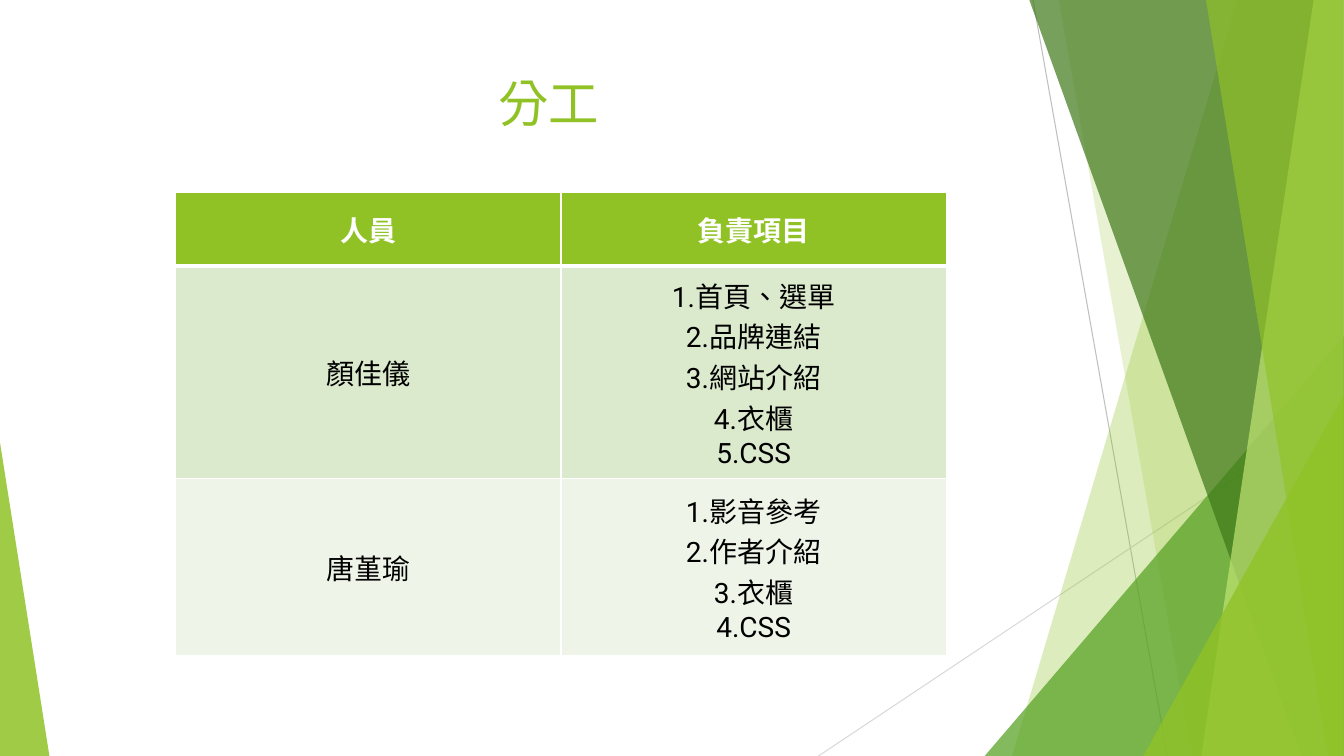
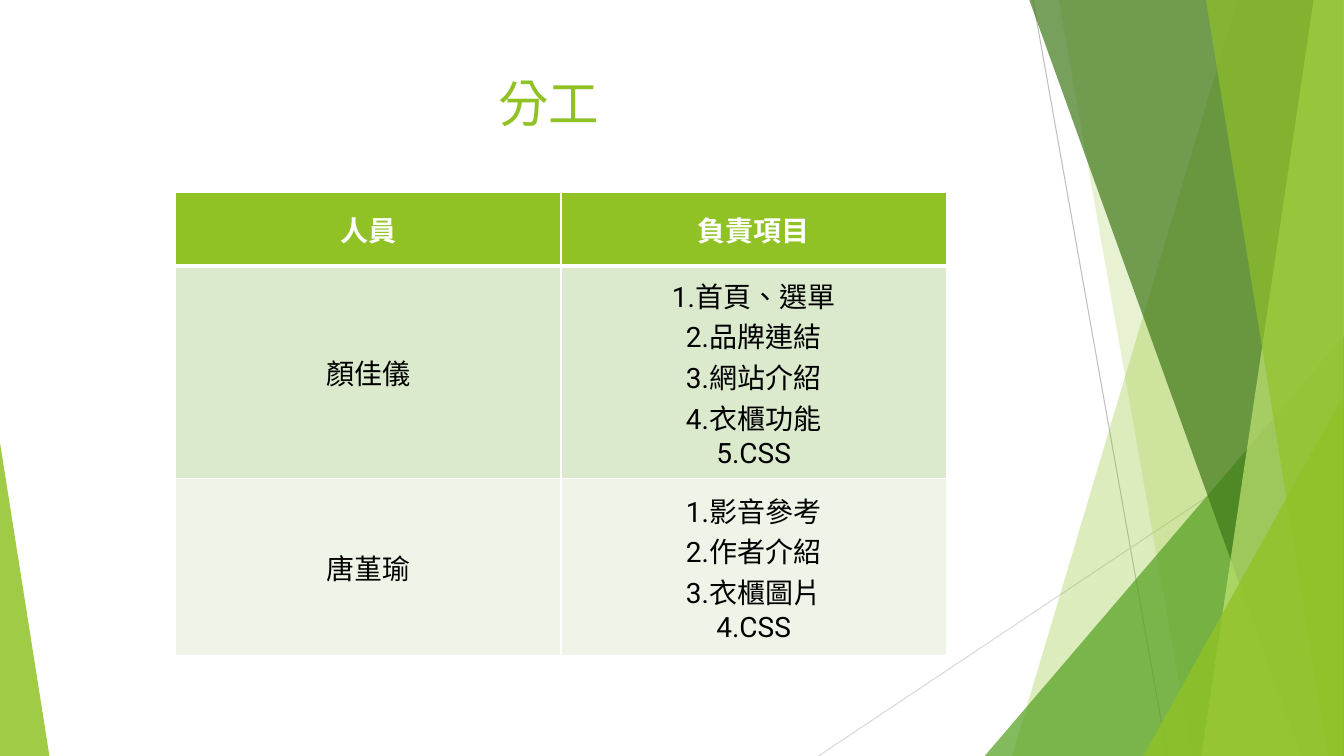
Before and after one commit to happy1103/SecretCloset, a slide deck: slide 12 of Webprograming/document/00457004+00457013.pptx. Drawn at 1344x756 pixels with LibreOffice and Linux fonts; fonts in the diff are those of the drawing. Boxes give left, top, right and bottom in pixels: in the first picture for what was removed or moved away, otherwise in the second. Text is boxed around its words. In the diff, an @@ line names an element or a change of style, - is before the commit and + after.

Commit message:
ppt
ppt

```diff
--- a/Webprograming/document/00457004+00457013.pptx
+++ b/Webprograming/document/00457004+00457013.pptx
@@ table at [175, 193, 946, 655] @@
-row 2, column 2: 1.首頁、選單 / 2.品牌連結 / 3.網站介紹 / 4.衣櫃 / 5.CSS
+row 2, column 2: 1.首頁、選單 / 2.品牌連結 / 3.網站介紹 / 4.衣櫃功能 / 5.CSS
-row 3, column 2: 1.影音參考 / 2.作者介紹 / 3.衣櫃 / 4.CSS
+row 3, column 2: 1.影音參考 / 2.作者介紹 / 3.衣櫃圖片 / 4.CSS
```
